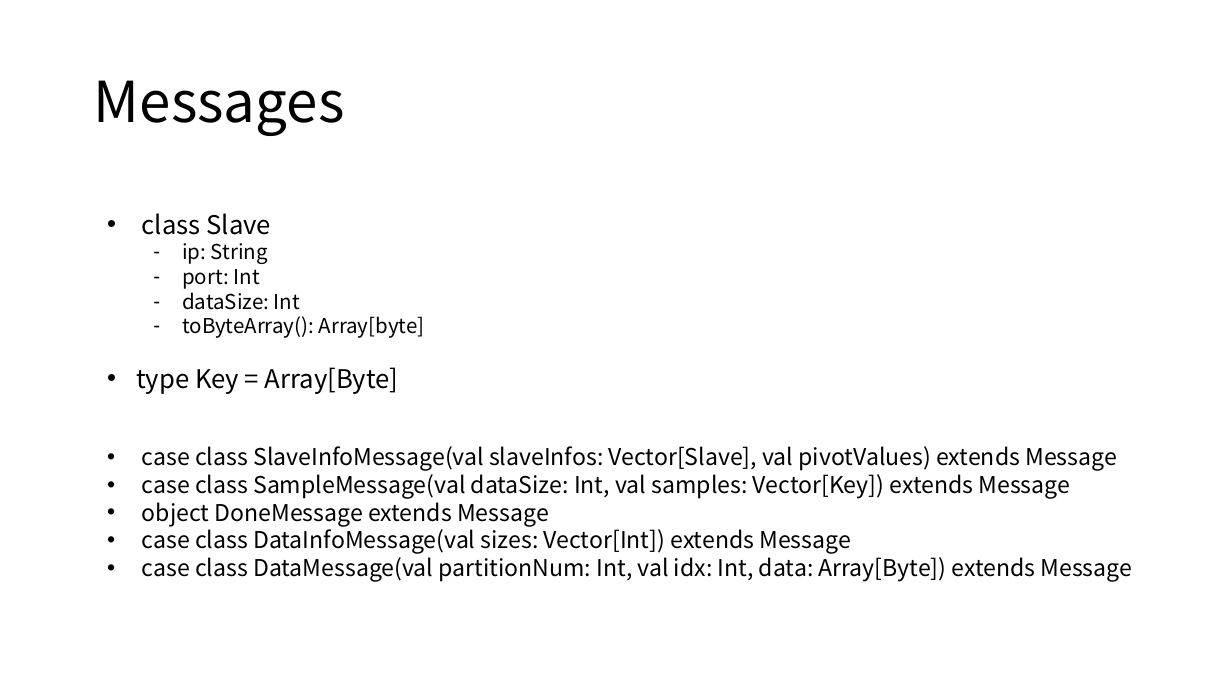
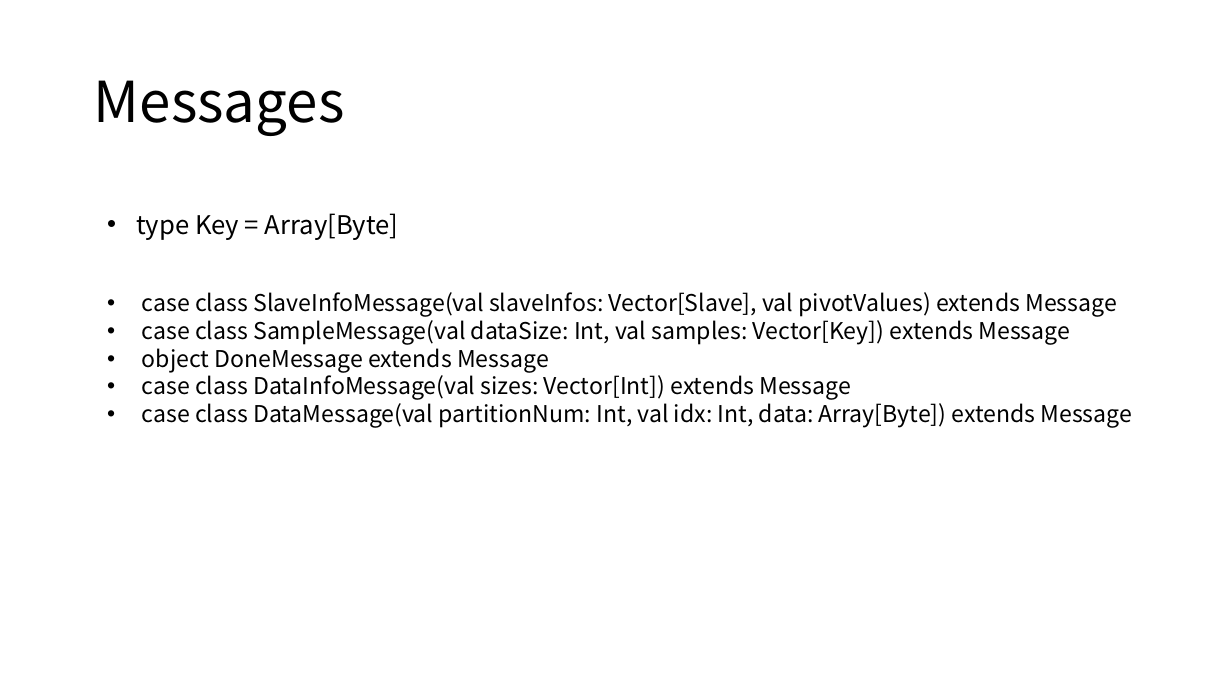
Before and after one commit to Eyebrowmoon/CS490, a slide deck: slide 24 of project.pptx (slide 23 before the commit). Drawn at 1232x693 pixels with LibreOffice and Linux fonts; fonts in the diff are those of the drawing. Boxes give left, top, right and bottom in pixels: in the first picture for what was removed or moved away, otherwise in the second. Text is boxed around its words. In the diff, an @@ line names an element or a change of style, - is before the commit and + after.

```diff
--- a/project.pptx
+++ b/project.pptx
@@ text at bbox=[142, 213, 425, 338]: paragraphs removed @@
-• class Slave
-  – ip: String
-  – port: Int
-  – dataSize: Int
-  – toByteArray(): Array[byte]
```
Also in this commit, not shown: 12 other slides changed, 5 slides added, 5 slides removed.
